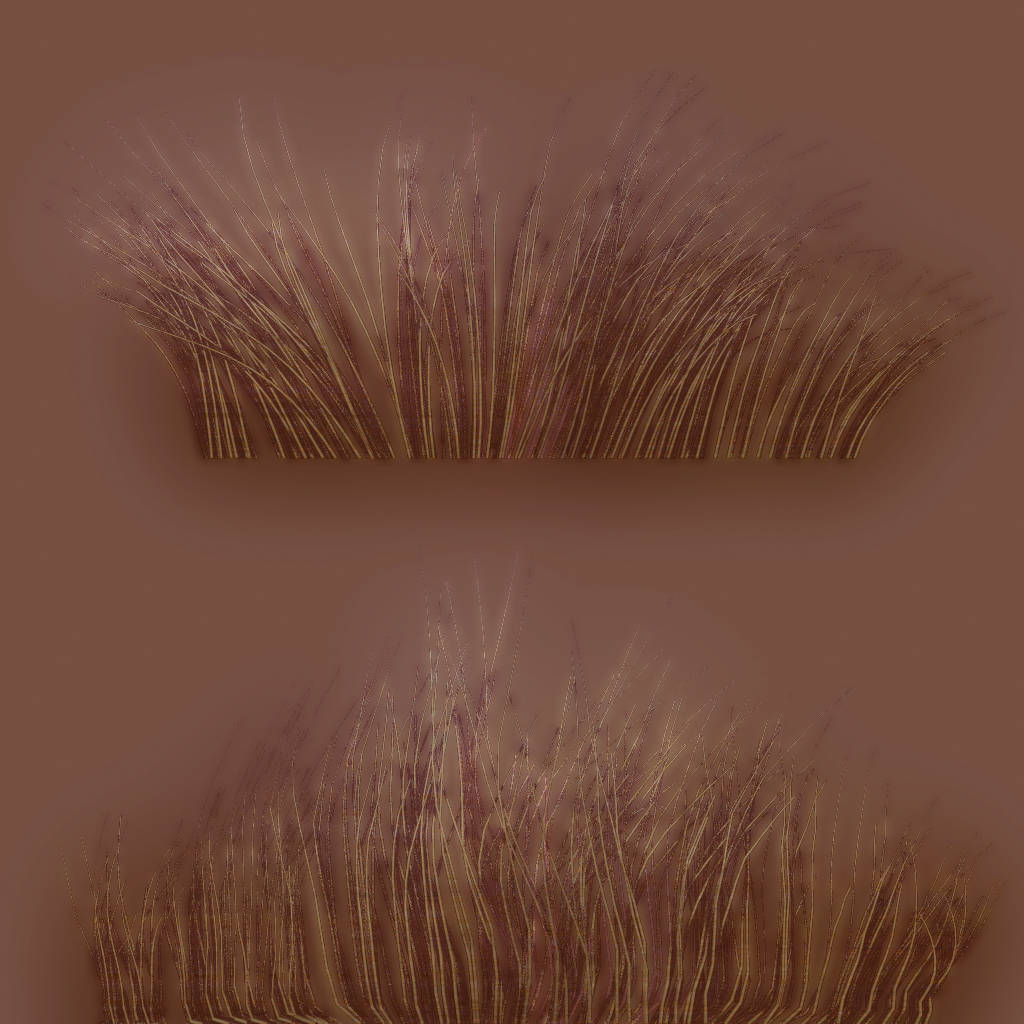
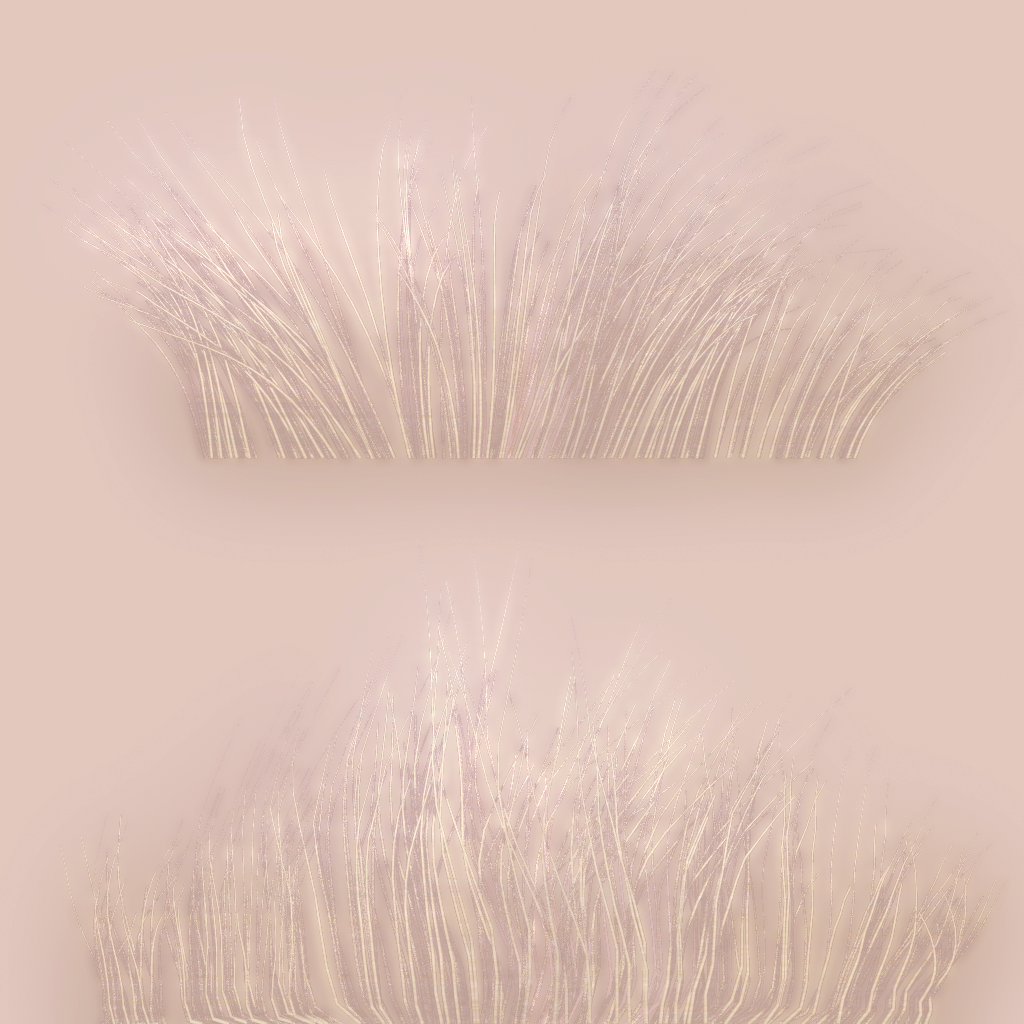
The second 1024 x 1024 image is a revision of the first. Changes to its layers:
pixels changed over left=0, top=0, right=1024, bottom=1024 (layer not identified)